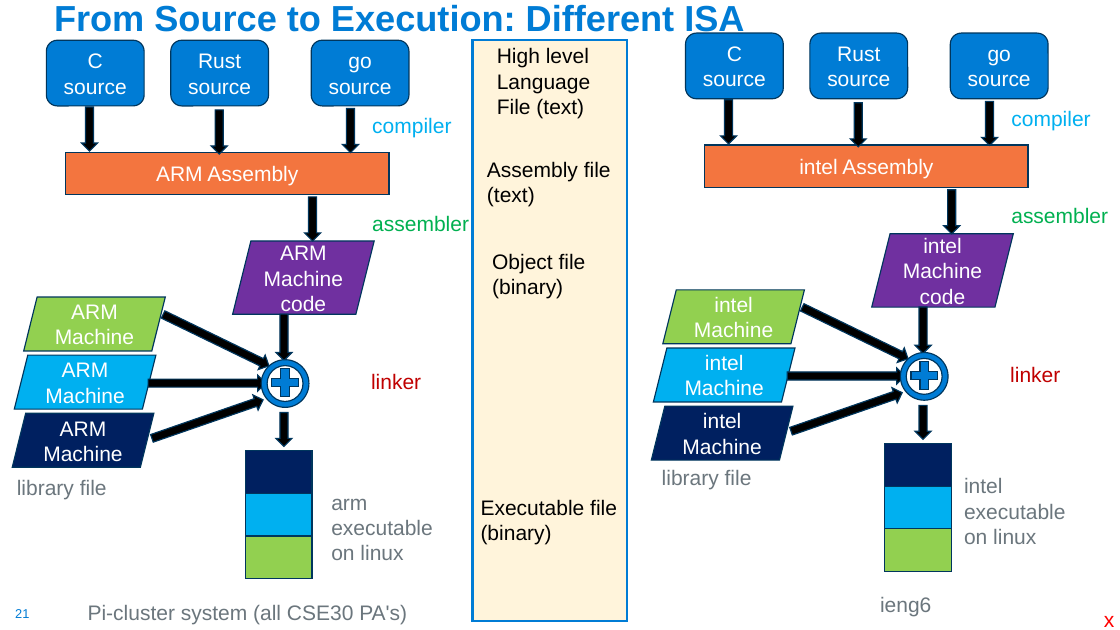
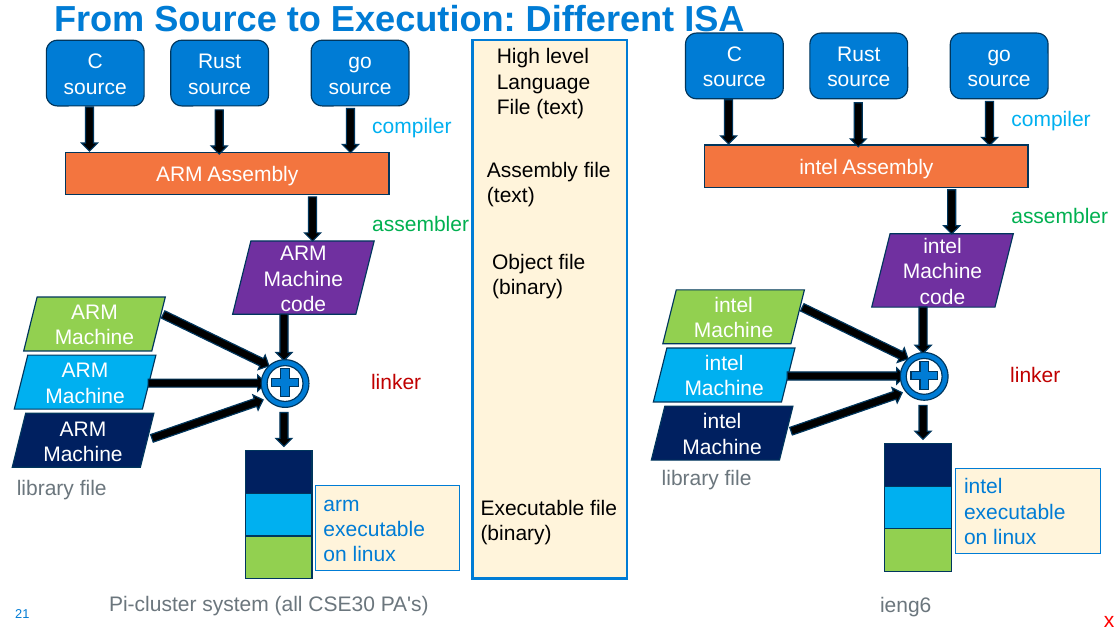
Before and after one commit to cse30-sp24/Muller-Slides, a slide deck: slide 21 of 01-C-Part1.pptx. Drawn at 1120x630 pixels with LibreOffice and Linux fonts; fonts in the diff are those of the drawing. Boxes give left, top, right and bottom in pixels: in the first picture for what was removed or moved away, otherwise in the second. Text is boxed around its words. In the diff, an @@ line names an element or a change of style, - is before the commit and + after.

```diff
--- a/01-C-Part1.pptx
+++ b/01-C-Part1.pptx
@@ rectangle resized from (x1=472, y1=40, x2=627, y2=622) to (x1=472, y1=40, x2=627, y2=579) @@
@@ rectangle "intel executable on linux" resized from (x1=964, y1=478, x2=1066, y2=544) to (x1=956, y1=469, x2=1101, y2=554) @@
@@ rectangle "intel executable on linux" at (x1=956, y1=469, x2=1101, y2=554): text colour #6B767D to #007CD5; fill none to #FFF4DB; outline none to #007CD5 0.75 pt @@
@@ rectangle "arm executable on linux" at (x1=315, y1=486, x2=460, y2=571): text colour #6B767D to #007CD5; fill none to #FFF4DB; outline none to #007CD5 0.75 pt @@
@@ rectangle "arm executable on linux" resized from (x1=331, y1=499, x2=433, y2=560) to (x1=315, y1=486, x2=460, y2=571) @@
@@ text "Pi-cluster system (all CSE30 PA's)" moved from (x1=88, y1=605, x2=407, y2=625) to (x1=109, y1=596, x2=429, y2=616) @@
```
Also in this commit, not shown: 20 other slides changed, 1 slide added, 1 other file.
